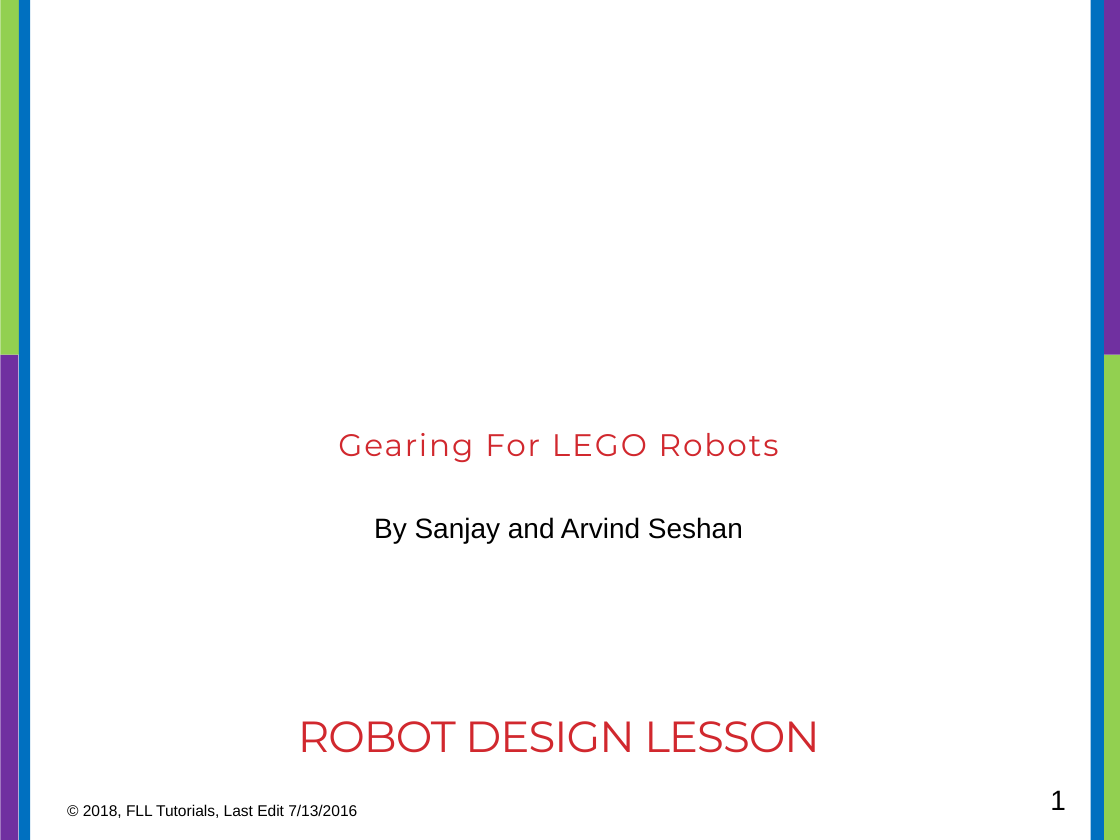
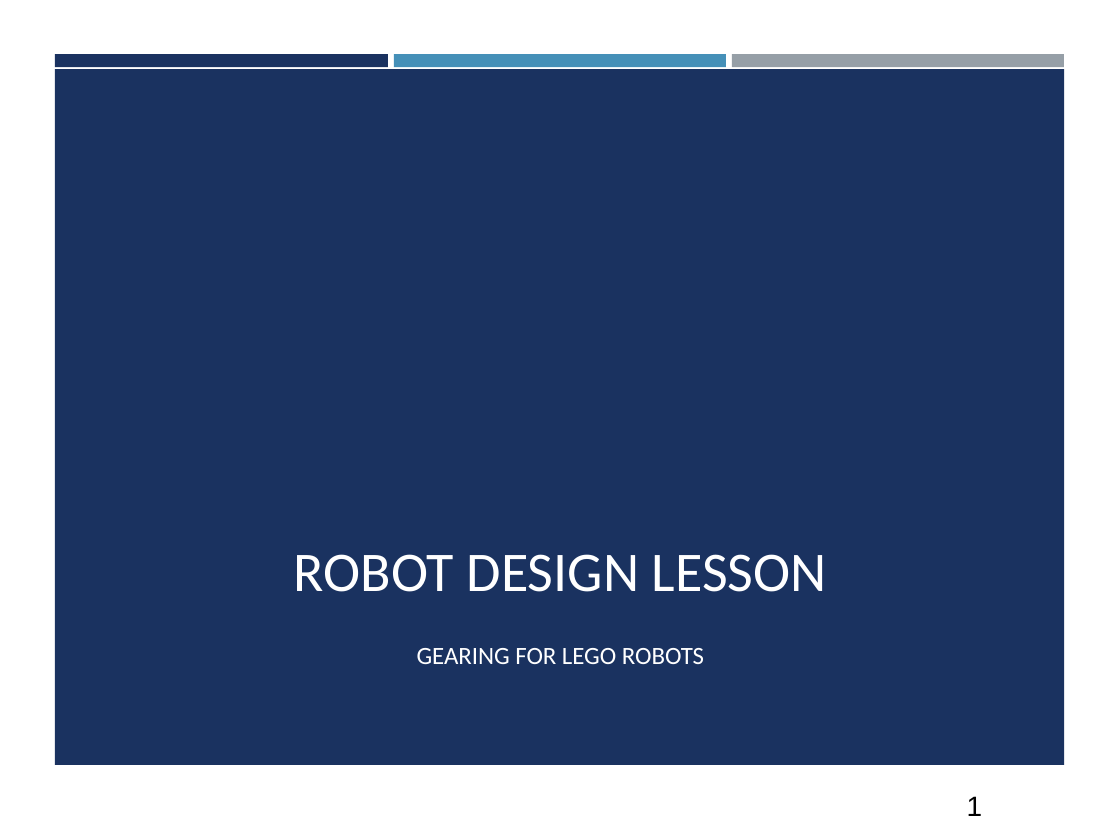
Before and after one commit to ev3lessons/FLL-Tutorials, a slide deck: slide 1 of translations/en-us/RobotGame/Gears.pptx. Drawn at 1120x840 pixels with LibreOffice and Linux fonts; fonts in the diff are those of the drawing; background and template pictures are left out. Boxes give left, top, right and bottom in pixels: in the first picture for what was removed or moved away, otherwise in the second. Text is boxed around its words. In the diff, an @@ line names an element or a change of style, - is before the commit and + after.

```diff
--- a/translations/en-us/RobotGame/Gears.pptx
+++ b/translations/en-us/RobotGame/Gears.pptx
@@ rectangle removed at [0, 0, 22, 355] @@
@@ rectangle removed at [19, 0, 30, 840] @@
@@ rectangle removed at [1091, 0, 1102, 840] @@
@@ rectangle removed at [1093, 0, 1104, 840] @@
@@ rectangle removed at [1098, 0, 1120, 355] @@
@@ rectangle added at [55, 54, 388, 67], fill #1A3260 @@
@@ rectangle added at [394, 54, 726, 67], fill #4590B8 @@
@@ rectangle added at [732, 54, 1064, 67], fill #969FA7 @@
@@ rectangle added at [55, 69, 1064, 765], fill #1A3260 @@
@@ rectangle removed at [0, 355, 18, 840] @@
@@ rectangle removed at [1102, 355, 1120, 840] @@
@@ title "ROBOT DESIGN LESSON": place and size @@
-title "ROBOT DESIGN LESSON" at [298, 721, 820, 753]
+title "ROBOT DESIGN LESSON" at [294, 554, 827, 592]
@@ title "ROBOT DESIGN LESSON" at [294, 554, 827, 592]: size 28 to 36 pt, font Montserrat to Calibri, text colour #D1282E to #FFFFFF, letter spacing -0.6 to 0 pt; vertical alignment top to bottom @@
@@ text removed at [374, 517, 743, 543] @@
-By Sanjay and Arvind Seshan
@@ subtitle at [417, 648, 704, 664]: text changed; size 20 to 16 pt; font Montserrat to Calibri; text colour #D1282E to #FFFFFF @@
-Gearing For LEGO Robots
+GEARING FOR LEGO ROBOTS
@@ text removed at [83, 804, 357, 818] @@
-© 2018, FLL Tutorials, Last Edit 7/13/2016
@@ page number: place and size @@
-page number at [1050, 790, 1066, 810]
+page number at [967, 796, 983, 816]
```
Also in this commit, not shown: 14 other slides changed, 18 other files.
